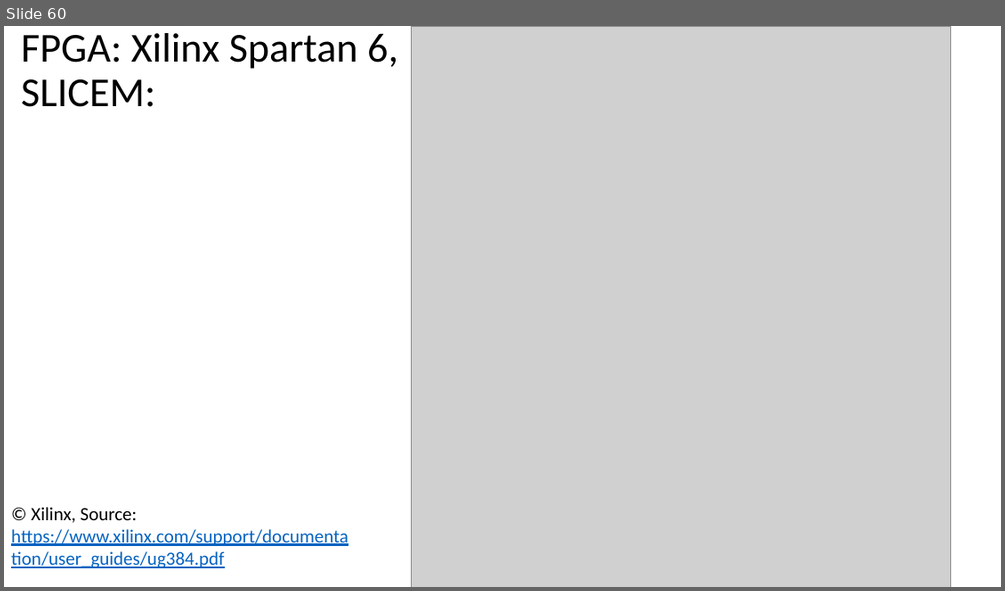
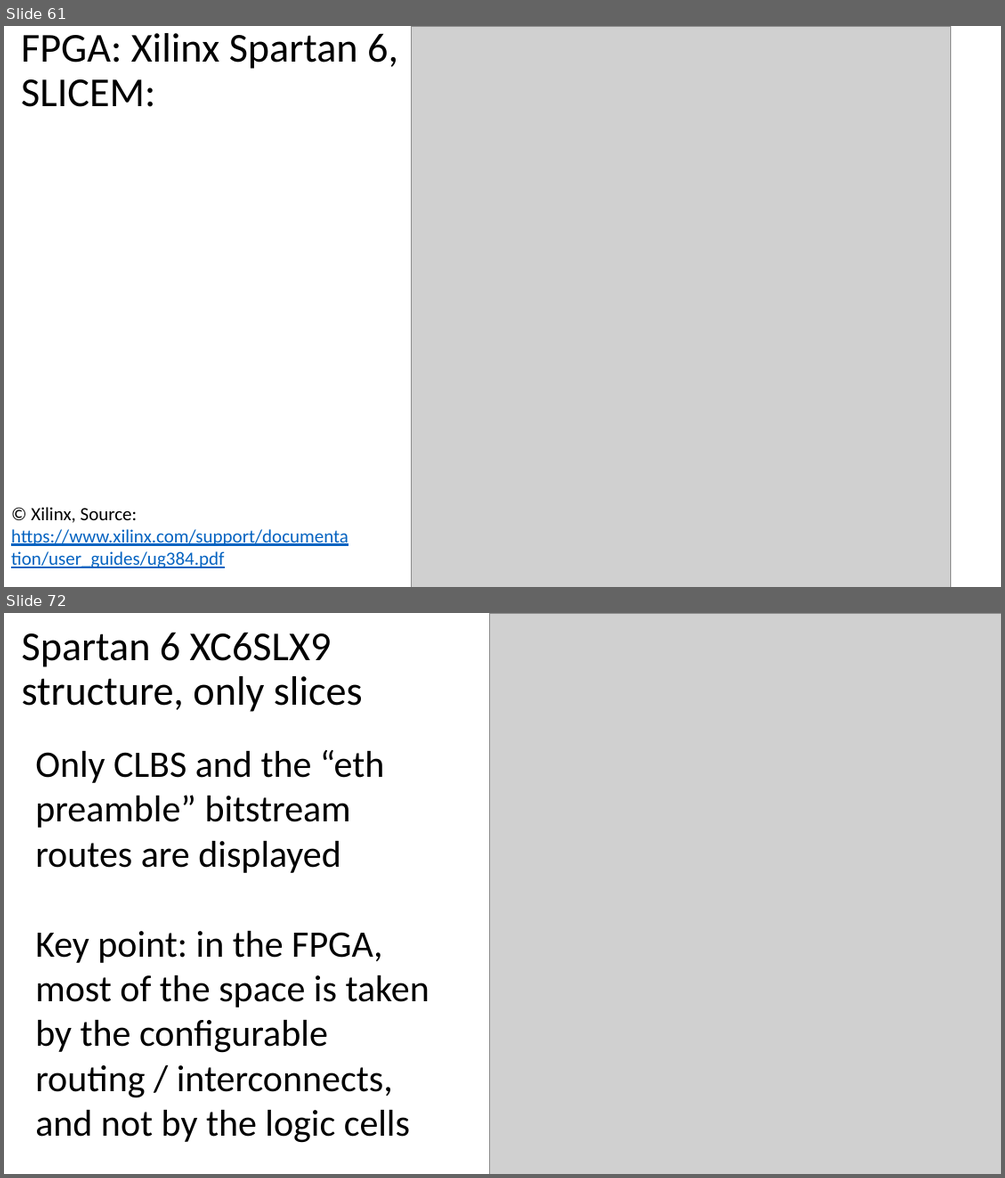
Before and after one commit to quarck/vhdl_intro, a slide deck: part2.pptx. Shown one above the other, each under a label of ours: slide 60 before the commit, slides 61 and 72 after it; the slides between them are not shown. The pictures are 1005x591 and 1005x1178 pixels, drawn with LibreOffice and Linux fonts; fonts in the diff are those of the drawing; grey boxes stand for pictures. Boxes give left, top, right and bottom in pixels: in the first picture for what was removed or moved away, otherwise in the second. Text is boxed around its words. In the diff, an @@ line names an element or a change of style, - is before the commit and + after.

Commit message:
This Is Spartan 6

```diff
--- a/part2.pptx
+++ b/part2.pptx
@@ slide 72 added at [4,613,1001,1174], background #FFFFFF @@
@@ title added at [22,632,363,712], 39.6 pt, text #000000 @@
+Spartan 6 XC6SLX9 structure, only slices
@@ picture added at [489,613,1001,1174] @@
@@ text added at [35,750,429,1143], 36 pt, text #000000 @@
+Only CLBS and the “eth preamble” bitstream routes are displayed
+Key point: in the FPGA, most of the space is taken by the configurable routing / interconnects, and not by the logic cells
@@ what was slide 60 is now slide 61 @@
```
Also in this commit, not shown: 4 slides changed, 20 other slides added, 1 slide removed.
